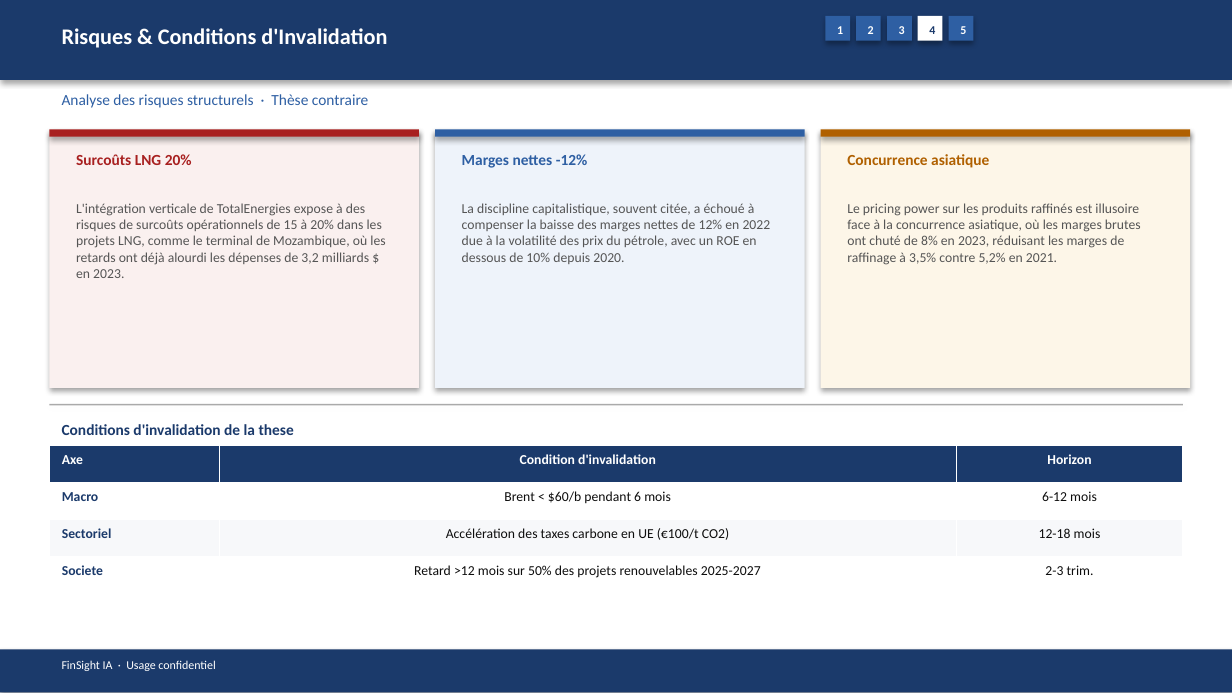
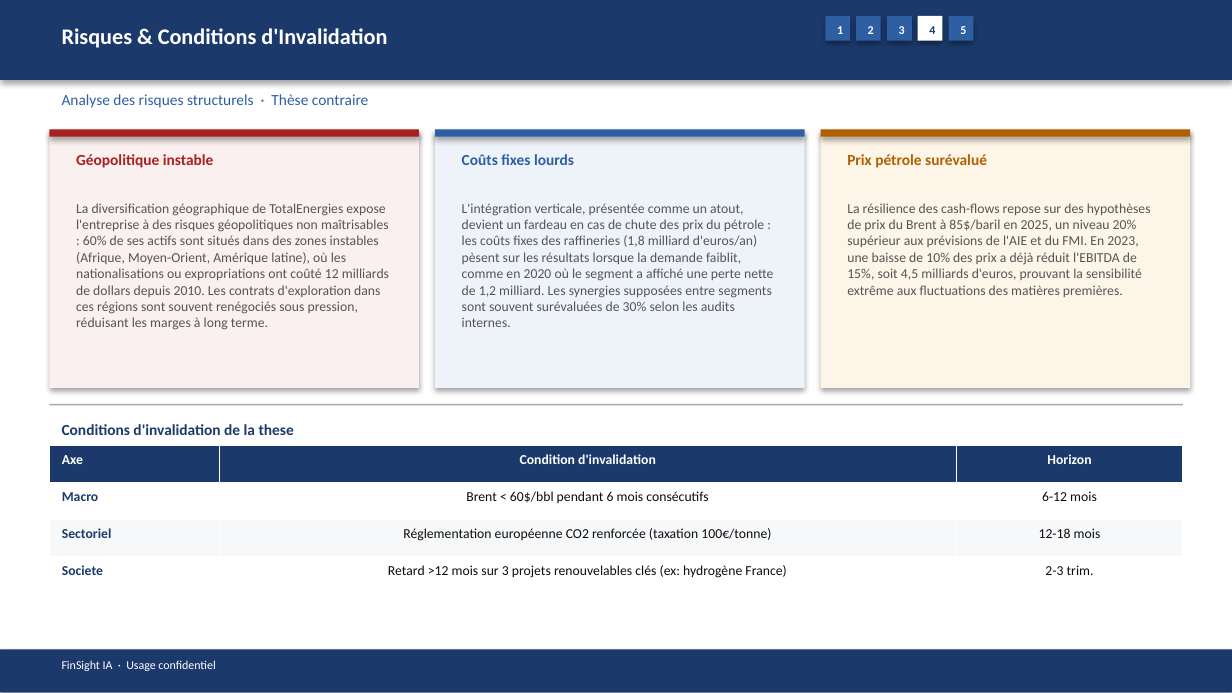
Before and after one commit to baptistejeh07-art/finsight-ia, a slide deck: slide 16 of preview/TTE.PA/TTE.PA_pitchbook.pptx. Drawn at 1232x693 pixels with LibreOffice and Linux fonts; fonts in the diff are those of the drawing. Boxes give left, top, right and bottom in pixels: in the first picture for what was removed or moved away, otherwise in the second. Text is boxed around its words. In the diff, an @@ line names an element or a change of style, - is before the commit and + after.

```diff
--- a/preview/TTE.PA/TTE.PA_pitchbook.pptx
+++ b/preview/TTE.PA/TTE.PA_pitchbook.pptx
@@ text at (x1=76, y1=154, x2=214, y2=168): text changed @@
-Surcoûts LNG 20%
+Géopolitique instable
@@ text at (x1=462, y1=154, x2=574, y2=165): text changed @@
-Marges nettes -12%
+Coûts fixes lourds
@@ text at (x1=847, y1=154, x2=987, y2=168): text changed @@
-Concurrence asiatique
+Prix pétrole surévalué
@@ text at (x1=76, y1=203, x2=389, y2=330): text changed @@
-L'intégration verticale de TotalEnergies expose à des risques de surcoûts opérationnels de 15 à 20% dans les projets LNG, comme le terminal de Mozambique, où les retards ont déjà alourdi les dépenses de 3,2 milliards $ en 2023.
+La diversification géographique de TotalEnergies expose l'entreprise à des risques géopolitiques non maîtrisables : 60% de ses actifs sont situés dans des zones instables (Afrique, Moyen-Orient, Amérique latine), où les nationalisations ou expropriations ont coûté 12 milliards de dollars depuis 2010. Les contrats d'exploration dans ces régions sont souvent renégociés sous pression, réduisant les marges à long terme.
@@ text at (x1=462, y1=203, x2=773, y2=327): text changed @@
-La discipline capitalistique, souvent citée, a échoué à compenser la baisse des marges nettes de 12% en 2022 due à la volatilité des prix du pétrole, avec un ROE en dessous de 10% depuis 2020.
+L'intégration verticale, présentée comme un atout, devient un fardeau en cas de chute des prix du pétrole : les coûts fixes des raffineries (1,8 milliard d'euros/an) pèsent sur les résultats lorsque la demande faiblit, comme en 2020 où le segment a affiché une perte nette de 1,2 milliard. Les synergies supposées entre segments sont souvent surévaluées de 30% selon les audits internes.
@@ text at (x1=847, y1=203, x2=1151, y2=297): text changed @@
-Le pricing power sur les produits raffinés est illusoire face à la concurrence asiatique, où les marges brutes ont chuté de 8% en 2023, réduisant les marges de raffinage à 3,5% contre 5,2% en 2021.
+La résilience des cash-flows repose sur des hypothèses de prix du Brent à 85$/baril en 2025, un niveau 20% supérieur aux prévisions de l'AIE et du FMI. En 2023, une baisse de 10% des prix a déjà réduit l'EBITDA de 15%, soit 4,5 milliards d'euros, prouvant la sensibilité extrême aux fluctuations des matières premières.
@@ table at (x1=49, y1=446, x2=1183, y2=594) @@
-row 2, column 2: Brent < $60/b pendant 6 mois
+row 2, column 2: Brent < 60$/bbl pendant 6 mois consécutifs
-row 3, column 2: Accélération des taxes carbone en UE (€100/t CO2)
+row 3, column 2: Réglementation européenne CO2 renforcée (taxation 100€/tonne)
-row 4, column 2: Retard >12 mois sur 50% des projets renouvelables 2025-2027
+row 4, column 2: Retard >12 mois sur 3 projets renouvelables clés (ex: hydrogène France)
```
Also in this commit, not shown: 13 other slides changed, 3 other files.
